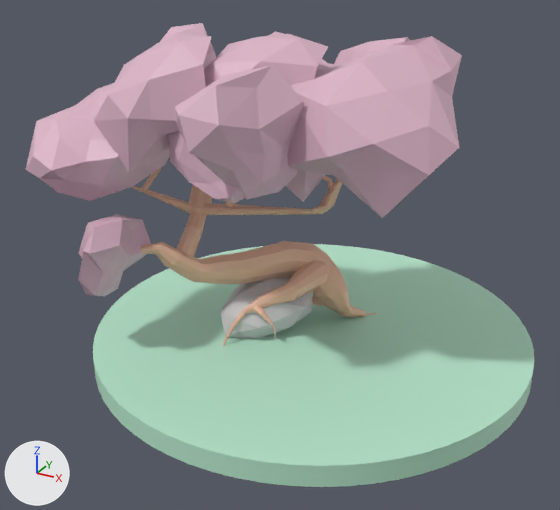
Before and after pictures for a commit that changed the glTF model public/3D/crow_low_ploy.glb.
Both versions are drawn from a camera (50 mm lens) standing at (45.2, -92.0, 55.0) and looking at (-2.9, -4.6, 11.3). Arrows for +X, +Y and +Z are at lower left; the lights stay in place. Where no turn or scale is listed for an object, it has been applied to the vertices. Vertices at the same position are counted once.

Names of what the first picture shows: 'grass', 'leafs', 'rock', 'trunc'.
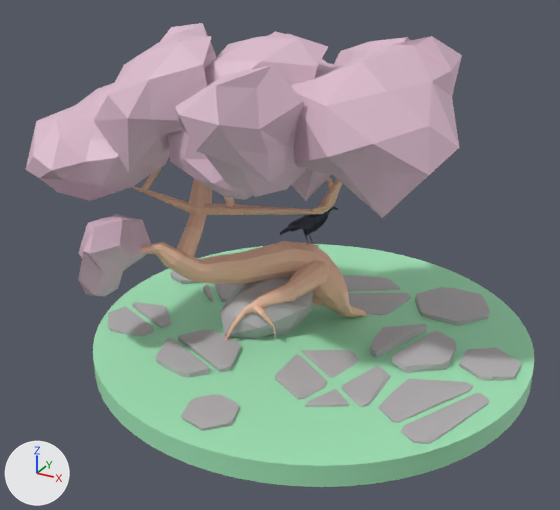
Where the newer file only moved an object's origin or applied its transform, the numbers keep the older frame.

Location of each change, [x1, y1, x2, y2] in pixels of the pictures (560 x 510 px; the box of a moved part takes in the faces that stretch with it):
'grass', recoloured
    both: [93, 244, 535, 487]
'pavé', added
    after: [108, 250, 521, 444]
'rock', recoloured
    both: [220, 282, 313, 339]
'bird', moved, rescaled, turned (not visible before)
    after: [280, 206, 339, 248]
part 1 of me_icosphere_013, moved or reshaped
    before: [151, 50, 369, 203]
    after: [151, 50, 369, 201]

The change in detail:
Material 'grass' (mat_grass) changes colour from green #b8e7cc to green #a2e7b9; in linear values from (0.478, 0.8, 0.607) to (0.362, 0.8, 0.484).
Material 'rock' (mat_rock) changes colour from light grey #cbc8c9 to grey #b5b3b3; in linear values from (0.597, 0.578, 0.584) to (0.463, 0.448, 0.453).
me_icosphere_013 is used by ob_leafs; location (-4.2, -17.1, 26.4).
me_icosphere_013 had 420 vertices, 800 faces and spanned x -29.7..25.6, y -7.6..39.6, z -20.5..14.9.
me_icosphere_013 now has 420 vertices, 800 faces and spans x -29.7..25.6, y -7.2..40.9, z -20.5..14.9.
me_icosphere_013 part 1: 174 of 420 vertices moved; they spanned x -7.6..15.4, y -7.6..39.6, z -6.3..8.3 and now span x -7.6..15.4, y -6.7..40.9, z -6.4..8.3; mean shift (0.2, 0.9, 0.0); largest move (11.5, 30.9, -2.5) -> (11.2, 32.8, -2.5).
Mesh me_cylinder_005 is new.
It has 515 vertices, 926 faces and spans x -55.7..3.8, y -31.3..22.4, z -1.7..1.4.
It uses material mat_rock (grey #b5b3b3).
Object 'bird' (ob_bird) turns from (0, 28, -90) to (0, 0, 0) degrees about x, y and z.
Object 'bird' (ob_bird) moves from (0.0, 0.0, 0.1) to (-1.8, 3.1, 13.5).
Object 'bird' (ob_bird) is rescaled from (0.01, 0.01, 0.01) to (1.0, 1.0, 0.971).
Object 'pavé' (ob_pavé) is new; it shows me_cylinder_005.
Its location is (26.3, 2.1, -1.5).
